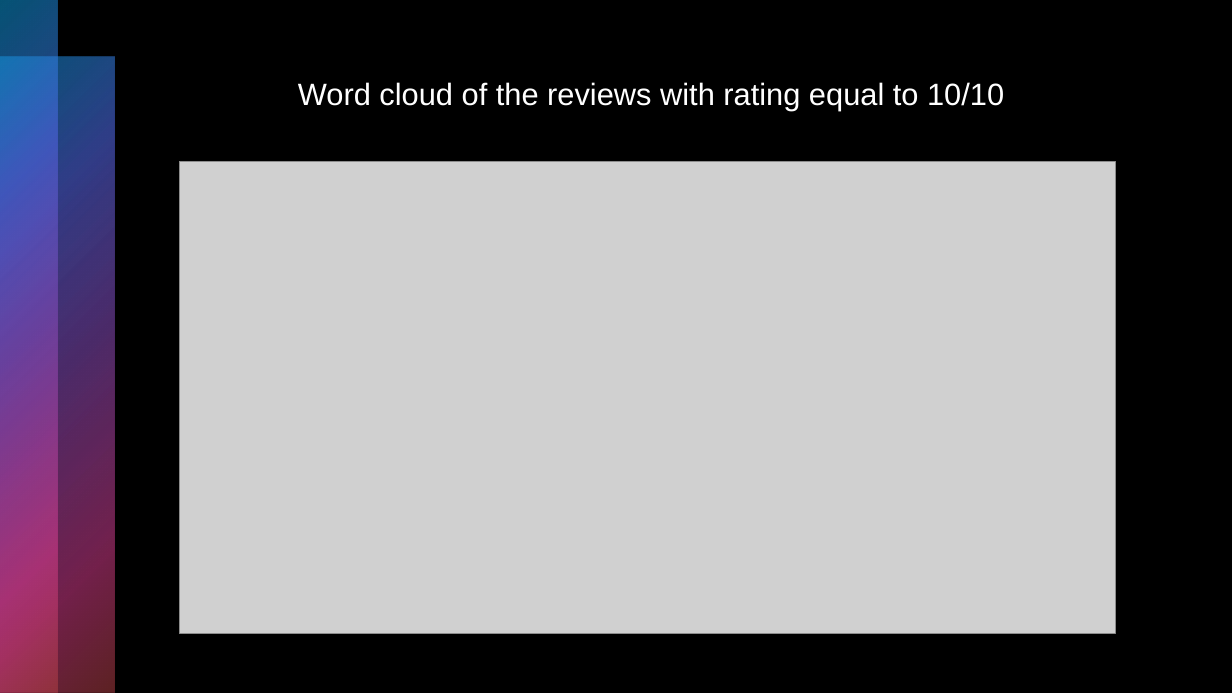
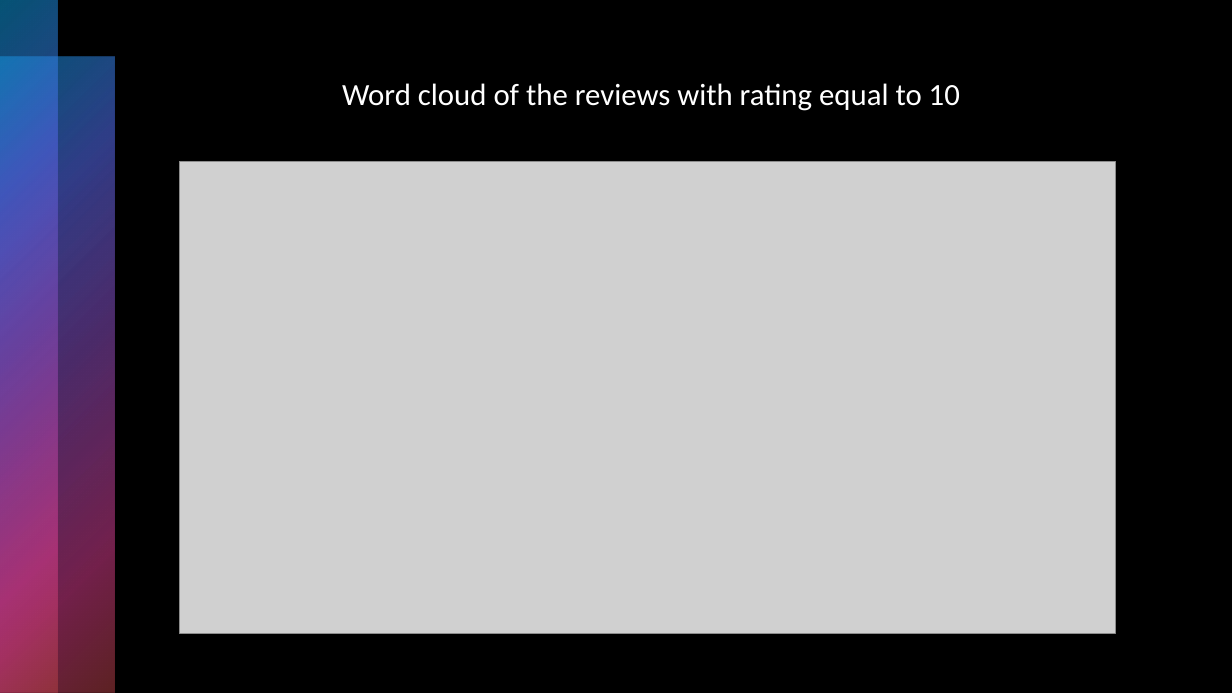
Before and after one commit to Shritej24c/drug_review_NLP, a slide deck: slide 11 of Plots/Drug Review presentation.pptx. Drawn at 1232x693 pixels with LibreOffice and Linux fonts; fonts in the diff are those of the drawing; grey boxes stand for pictures. Boxes give left, top, right and bottom in pixels: in the first picture for what was removed or moved away, otherwise in the second. Text is boxed around its words. In the diff, an @@ line names an element or a change of style, - is before the commit and + after.

```diff
--- a/Plots/Drug Review presentation.pptx
+++ b/Plots/Drug Review presentation.pptx
@@ text at [342,83,960,111]: text changed; font Arial to Calibri @@
-Word cloud of the reviews with rating equal to 10/10
+Word cloud of the reviews with rating equal to 10
```
Also in this commit, not shown: 6 other slides changed, 1 slide added, 1 slide removed, 3 other files.
